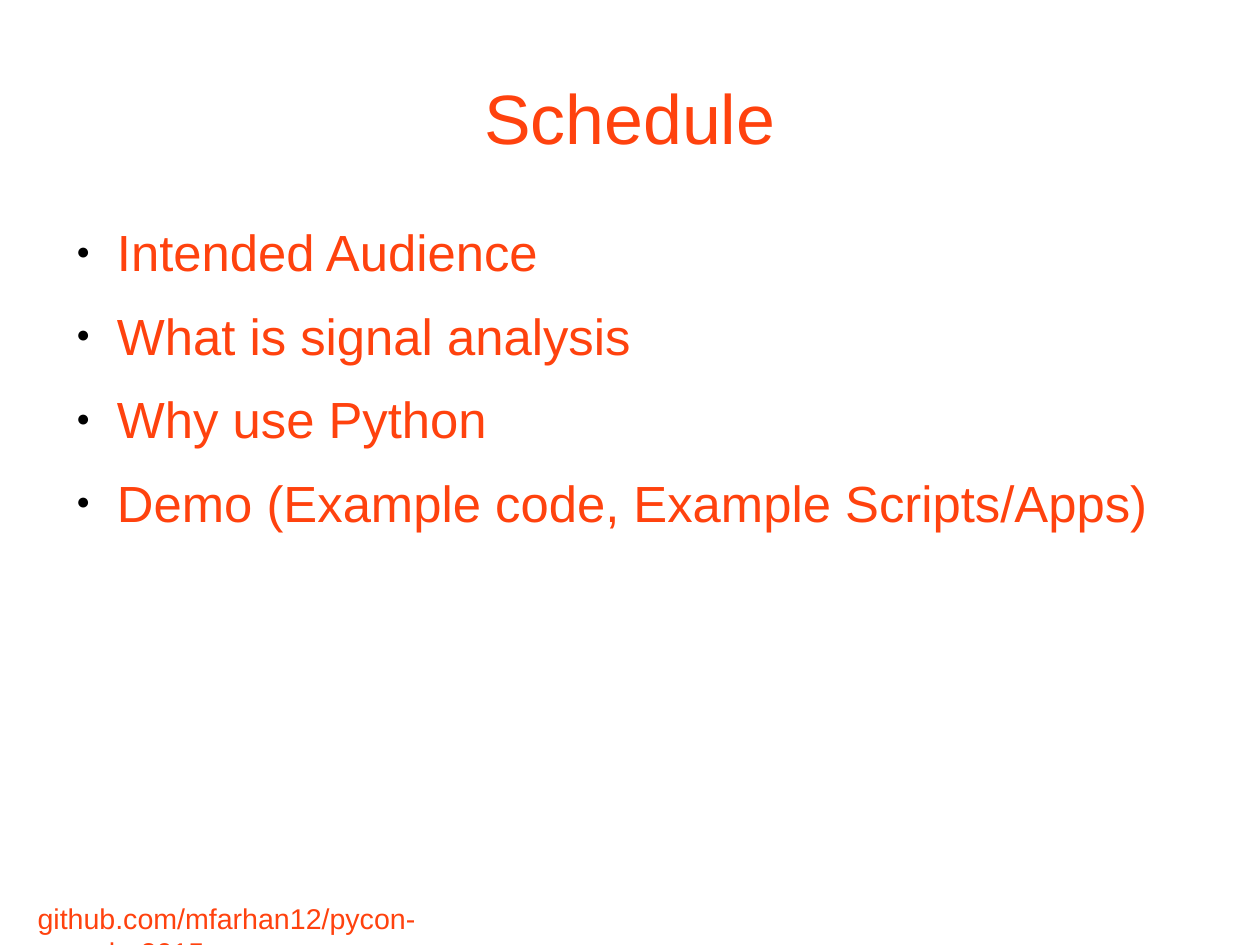
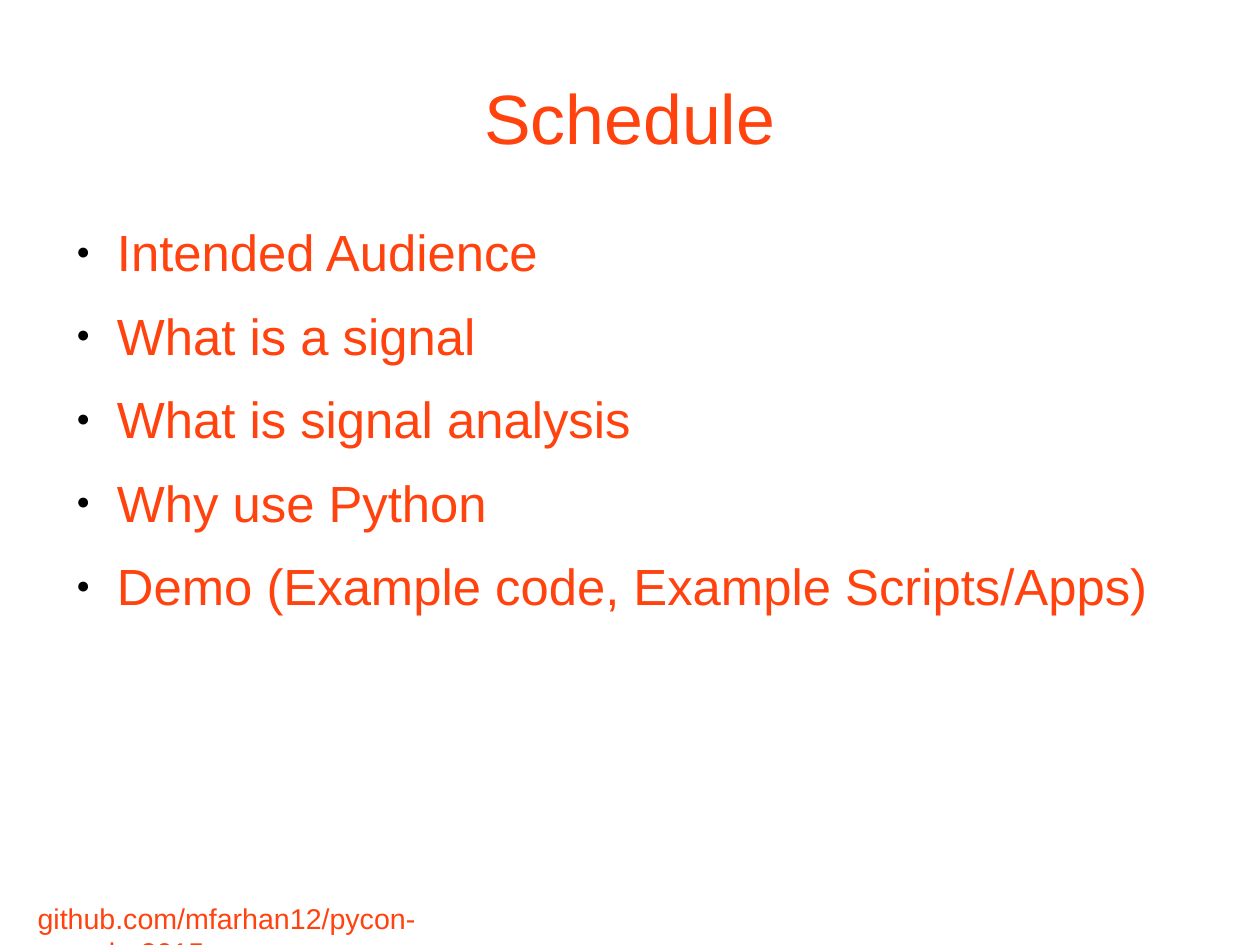
Before and after one commit to mfarhan12/pycon-canada-2015, a slide deck: slide 3 of Pycon2105.odp. Drawn at 1260x945 pixels with LibreOffice and Linux fonts; fonts in the diff are those of the drawing; background and template pictures are left out. Boxes give left, top, right and bottom in pixels: in the first picture for what was removed or moved away, otherwise in the second. Text is boxed around its words. In the diff, an @@ line names an element or a change of style, - is before the commit and + after.

Commit message:
began adding slides on signal analysis

```diff
--- a/Pycon2105.odp
+++ b/Pycon2105.odp
@@ text at (x1=117, y1=318, x2=476, y2=365): paragraph added @@
+● What is a signal
```
Also in this commit, not shown: 2 other slides changed, 2 slides added, 2 slides removed, 1 other file.
